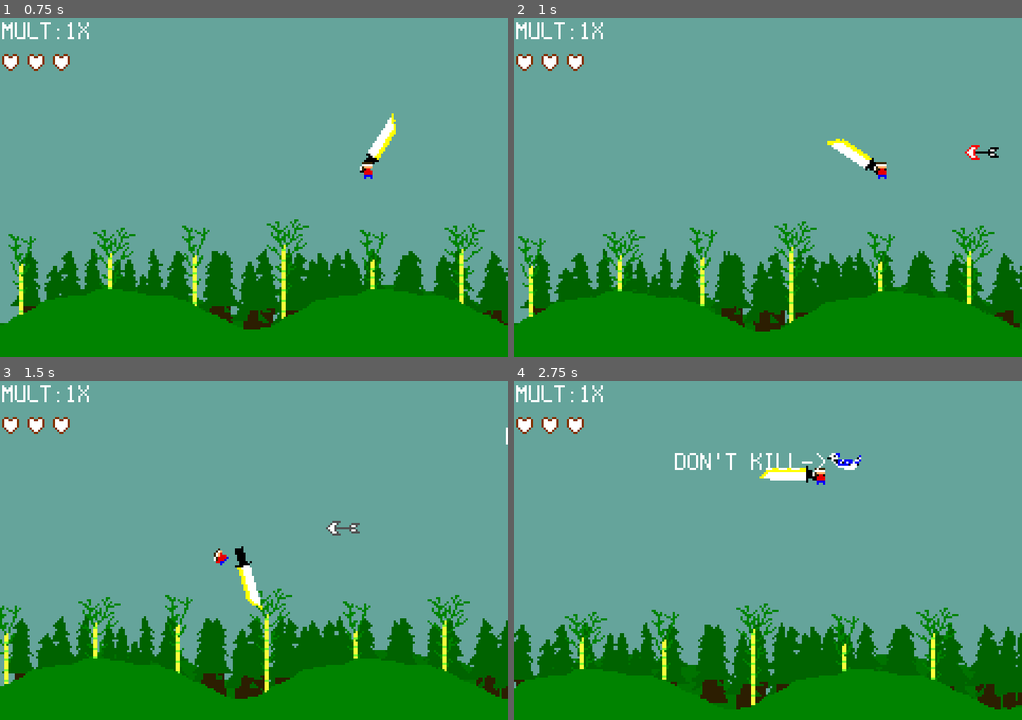
Above: before the commit, frames 1-4 (two rows, left to right).
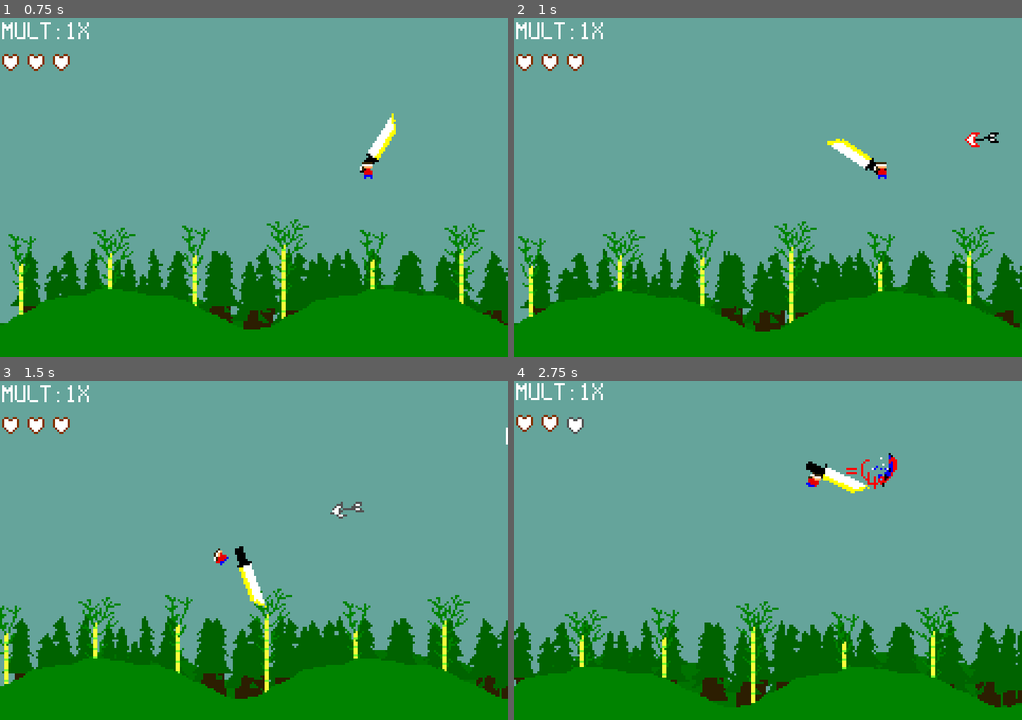
Above: after the commit, the same moments.

Repository: bytomancer/clonq-jam-2026
Game: Godot game, scene res://scn/main.tscn
Same seed, same stepped clock (60 frames per second), same inputs: the game is played once before the commit and once after it. This scene is started directly instead of the project's main scene.
Inputs (mouse positions are in pixels of both pictures, inside the frame that each line leads up to):
- Up to frame 1 (0.75 s): tap Enter (ui_accept) at 0.5 s; move the mouse to (365, 170) at 0.52 s
- Up to frame 2 (1 s): tap Enter (ui_accept) at 0.77 s
- Up to frame 3 (1.5 s): move the mouse to (152, 567) at 1.27 s
- Up to frame 4 (2.75 s): tap Enter (ui_accept) at 1.52 s; move the mouse to (818, 475) at 2.02 s

Frame 1 is identical in both runs. In frame 2, 0.3% of the frame differs, in the area x 88-96%, y 33-42%; in frame 3, 0.5%; in frame 4, 5.6%, in the area x 0-100%, y 0-97%.

Commit message:
fix: arrows slightly fire up

Diff:
--- a/godot/src/arrow.gd
+++ b/godot/src/arrow.gd
@@ -22,14 +22,20 @@
 	pass
 
 func _ready() -> void:
-	var flight_vel = Vector2(-1, 0) * speed
+	var flight_vel = Vector2(-1, -.05) * speed
 	self.apply_force(flight_vel)
 	if !$TutNode.visible:
 		$sfx_spawn.play()
 
+func rotate_arrow_by_flightpath() -> void:
+	var new_angle = PI + self.linear_velocity.angle()
+	$CollisionShape2D.rotation = new_angle
+	$Sprite.rotation = new_angle
+
 func _process(delta: float) -> void:
 	if self.hp <= 0.0:
 		return
+	rotate_arrow_by_flightpath()
 
 func _on_area_2d_body_entered(body: Node2D) -> void:
 	if self.hp <= 0.0:
